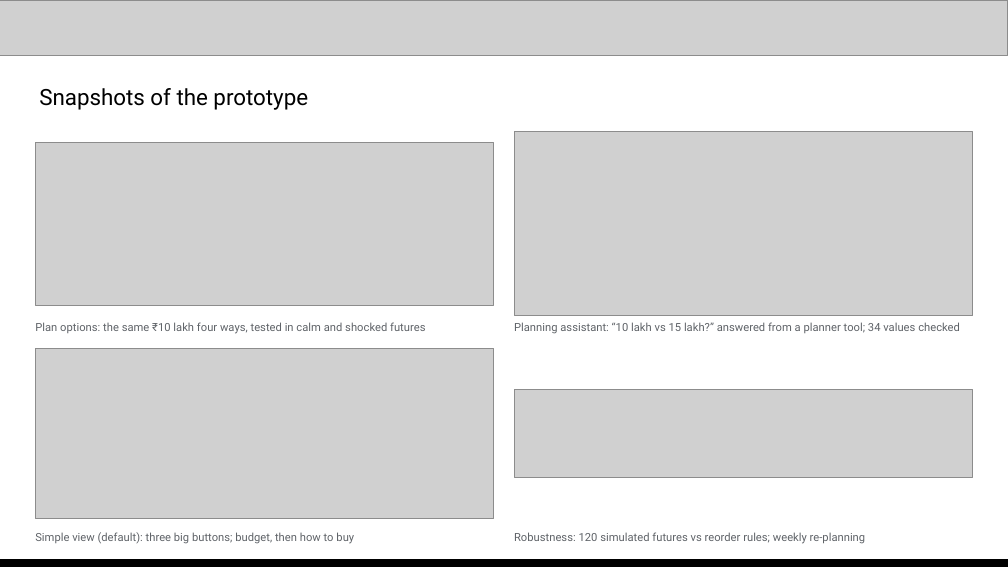
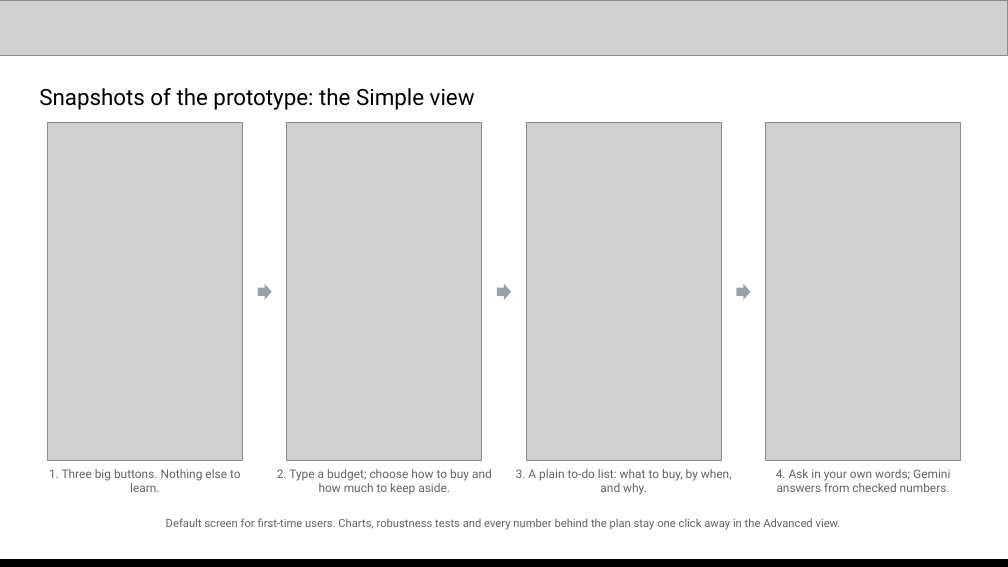
Before and after one commit to Xhahat/inventory-rescue, a slide deck: slide 10 of docs/Inventory_Rescue_AI_Builder_Cup.pptx. Drawn at 1008x567 pixels with LibreOffice and Linux fonts; fonts in the diff are those of the drawing; grey boxes stand for pictures. Boxes give left, top, right and bottom in pixels: in the first picture for what was removed or moved away, otherwise in the second. Text is boxed around its words. In the diff, an @@ line names an element or a change of style, - is before the commit and + after.

Commit message:
Deck: snapshot slide shows the new Simple view
Four phone-width screens as one flow: home, how to buy with the keep-aside slider, the plan list, and a Gemini answer.

```diff
--- a/docs/Inventory_Rescue_AI_Builder_Cup.pptx
+++ b/docs/Inventory_Rescue_AI_Builder_Cup.pptx
@@ text at [39,88,475,110]: text changed @@
-Snapshots of the prototype
+Snapshots of the prototype: the Simple view
@@ picture: place and size @@
-picture at [35,142,494,305]
+picture at [47,123,243,461]
@@ picture added at [286,123,482,461] @@
@@ picture removed at [514,132,973,317] @@
@@ picture added at [526,123,722,461] @@
@@ picture added at [765,123,961,461] @@
@@ right arrow added at [258,283,272,299], fill #9AA0A6 @@
@@ right arrow added at [497,283,511,299], fill #9AA0A6 @@
@@ right arrow added at [736,283,750,299], fill #9AA0A6 @@
@@ text removed at [35,322,425,334] @@
-Plan options: the same ₹10 lakh four ways, tested in calm and shocked futures
@@ text removed at [514,322,960,334] @@
-Planning assistant: “10 lakh vs 15 lakh?” answered from a planner tool; 34 values checked
@@ picture removed at [35,348,494,518] @@
@@ picture removed at [514,389,973,477] @@
@@ text added at [49,469,241,492], 8.5 pt, text #5F6368 @@
+1. Three big buttons. Nothing else to learn.
@@ text added at [277,469,492,495], 8.5 pt, text #5F6368 @@
+2. Type a budget; choose how to buy and how much to keep aside.
@@ text added at [516,469,732,495], 8.5 pt, text #5F6368 @@
+3. A plain to-do list: what to buy, by when, and why.
@@ text added at [776,469,950,492], 8.5 pt, text #5F6368 @@
+4. Ask in your own words; Gemini answers from checked numbers.
@@ text removed at [35,532,354,544] @@
-Simple view (default): three big buttons; budget, then how to buy
@@ text added at [166,518,841,530], 8 pt, text #5F6368 @@
+Default screen for first-time users. Charts, robustness tests and every number behind the plan stay one click away in the Advanced view.
@@ text removed at [514,532,865,544] @@
-Robustness: 120 simulated futures vs reorder rules; weekly re-planning
```
